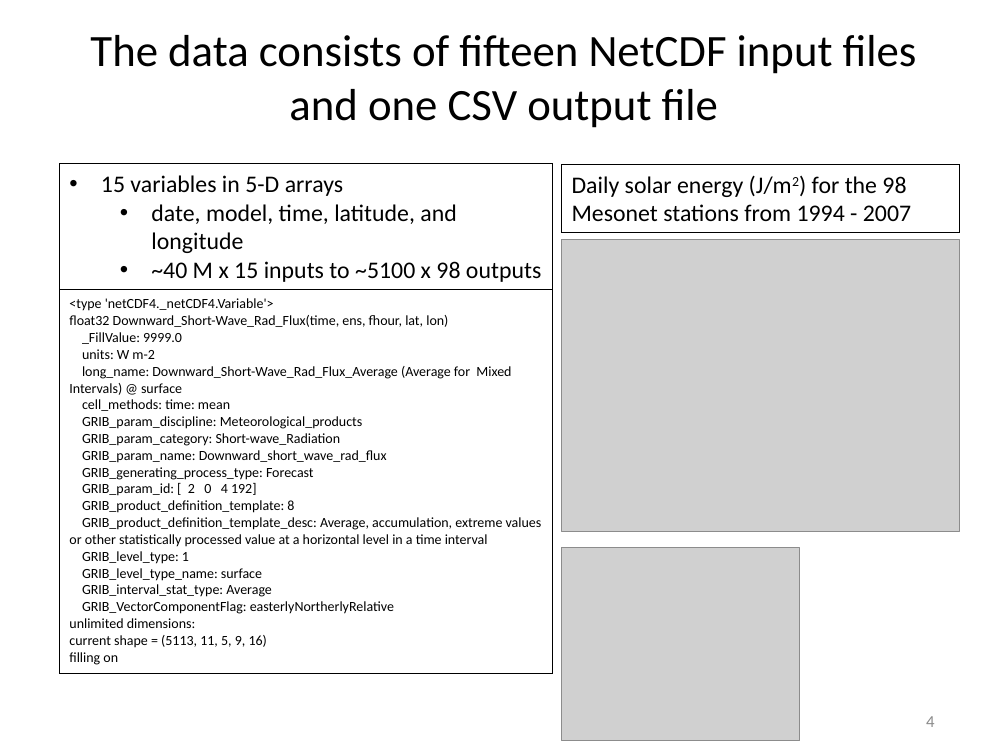
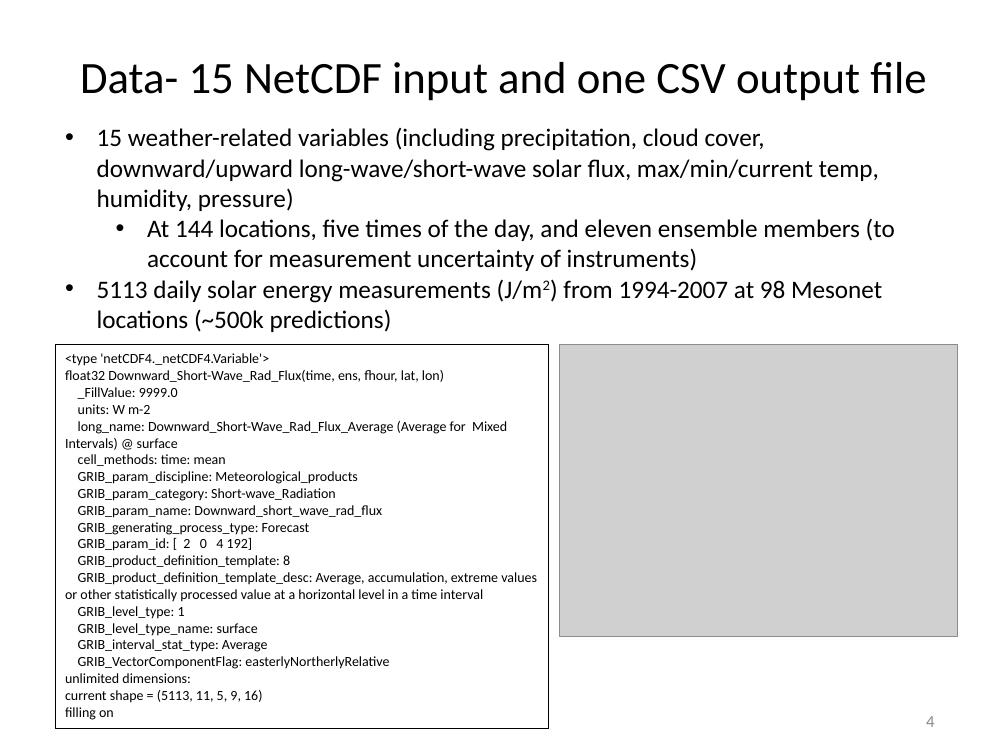
Before and after one commit to joelmpiper/solar_energy_prediction, a slide deck: slide 4 of slides/ga_presentation_jmp.pptx. Drawn at 1008x756 pixels with LibreOffice and Linux fonts; fonts in the diff are those of the drawing; grey boxes stand for pictures. Boxes give left, top, right and bottom in pixels: in the first picture for what was removed or moved away, otherwise in the second. Text is boxed around its words. In the diff, an @@ line names an element or a change of style, - is before the commit and + after.

Commit message:
Second presentation commit

```diff
--- a/slides/ga_presentation_jmp.pptx
+++ b/slides/ga_presentation_jmp.pptx
@@ title at bbox=[80, 62, 926, 101]: text changed @@
-The data consists of fifteen NetCDF input files and one CSV output file
+Data- 15 NetCDF input and one CSV output file
@@ text added at bbox=[97, 128, 895, 332], 18 pt, text #000000 @@
+• 15 weather-related variables (including precipitation, cloud cover, downward/upward long-wave/short-wave solar flux, max/min/current temp, humidity, pressure)
+  • At 144 locations, five times of the day, and eleven ensemble members (to account for measurement uncertainty of instruments)
+• 5113 daily solar energy measurements (J/m2) from 1994-2007 at 98 Mesonet locations (~500k predictions)
@@ rectangle removed at bbox=[59, 164, 552, 290] @@
-• 15 variables in 5-D arrays
-  • date, model, time, latitude, and longitude
-  • ~40 M x 15 inputs to ~5100 x 98 outputs
@@ rectangle removed at bbox=[561, 164, 960, 232] @@
-Daily solar energy (J/m2) for the 98 Mesonet stations from 1994 - 2007
@@ rectangle "<type 'netCDF4._netCDF4.Variable'>": place and size @@
-rectangle "<type 'netCDF4._netCDF4.Variable'>" at bbox=[59, 290, 552, 673]
+rectangle "<type 'netCDF4._netCDF4.Variable'>" at bbox=[55, 345, 548, 728]
@@ picture: place and size @@
-picture at bbox=[561, 240, 960, 531]
+picture at bbox=[559, 345, 958, 636]
@@ picture removed at bbox=[561, 548, 799, 742] @@
```
